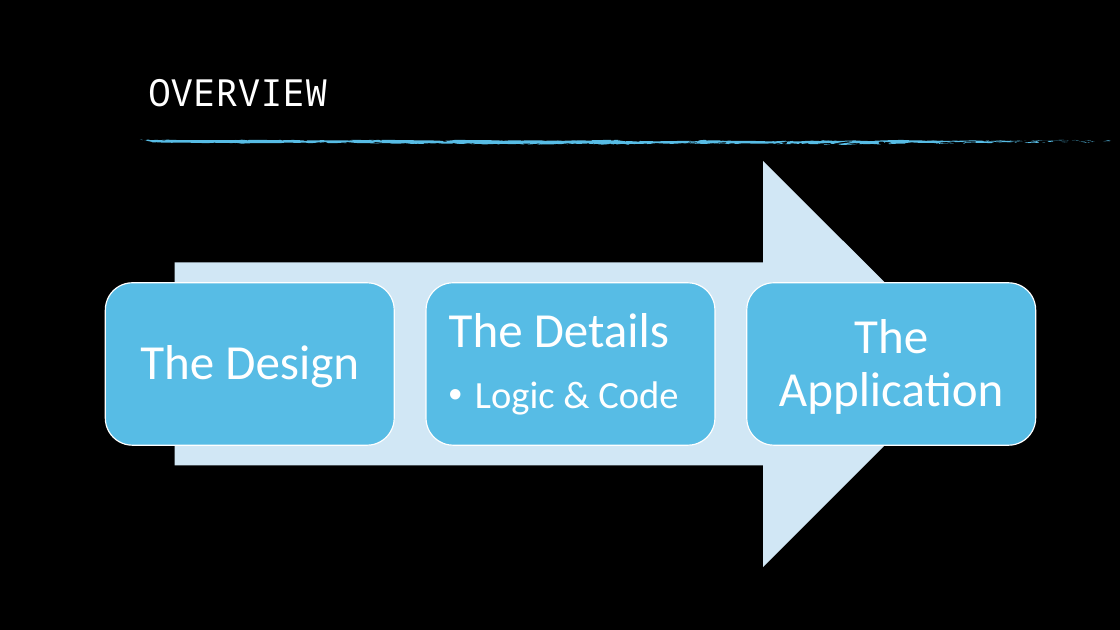
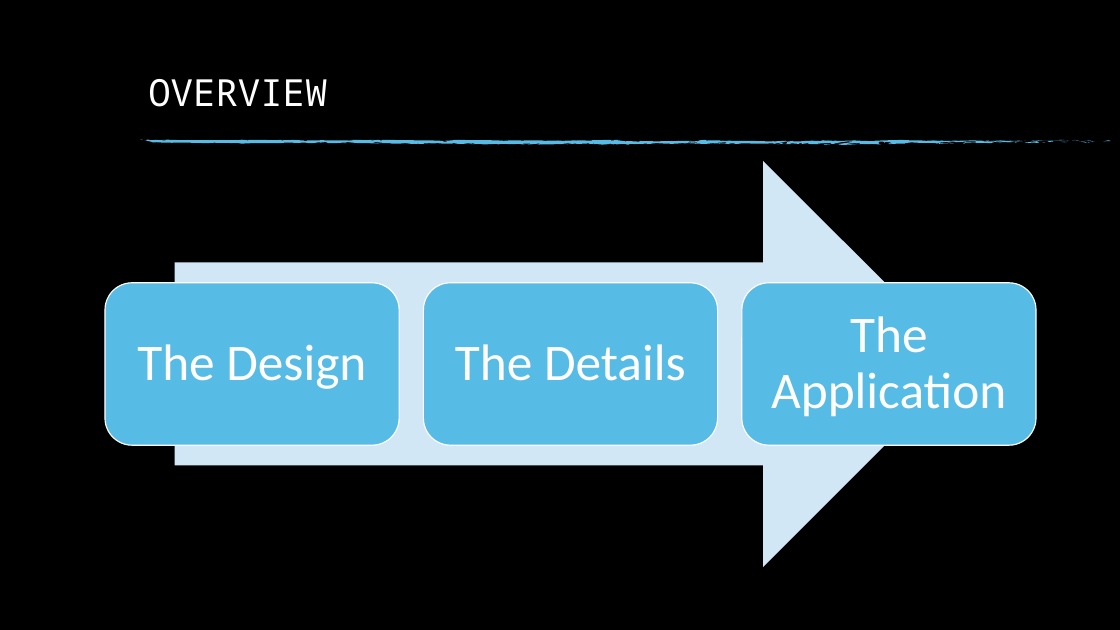
Before and after one commit to nathandangelo1/EvaluationPresentation-Kiosk, a slide deck: slide 4 of EvalPresentation_DAngelo.pptx. Drawn at 1120x630 pixels with LibreOffice and Linux fonts; fonts in the diff are those of the drawing; background and template pictures are left out. Boxes give left, top, right and bottom in pixels: in the first picture for what was removed or moved away, otherwise in the second. Text is boxed around its words. In the diff, an @@ line names an element or a change of style, - is before the commit and + after.

```diff
--- a/EvalPresentation_DAngelo.pptx
+++ b/EvalPresentation_DAngelo.pptx
@@ rounded rectangle: place and size @@
-rounded rectangle at [105, 283, 394, 445]
+rounded rectangle at [105, 283, 399, 445]
@@ text "The Design" at [137, 344, 366, 389]: size 42 to 44 pt @@
@@ text "The Details" at [455, 344, 686, 381]: size 42 to 44 pt; alignment left to centre; vertical alignment top to middle @@
@@ rounded rectangle: place and size @@
-rounded rectangle at [747, 283, 1036, 445]
+rounded rectangle at [742, 283, 1036, 445]
@@ text "The Application" at [771, 316, 1006, 417]: size 42 to 44 pt @@
@@ text at [475, 381, 678, 415]: paragraph removed @@
-  • Logic & Code
```
Also in this commit, not shown: 16 other slides changed, 11 slides added, 4 slides removed.
